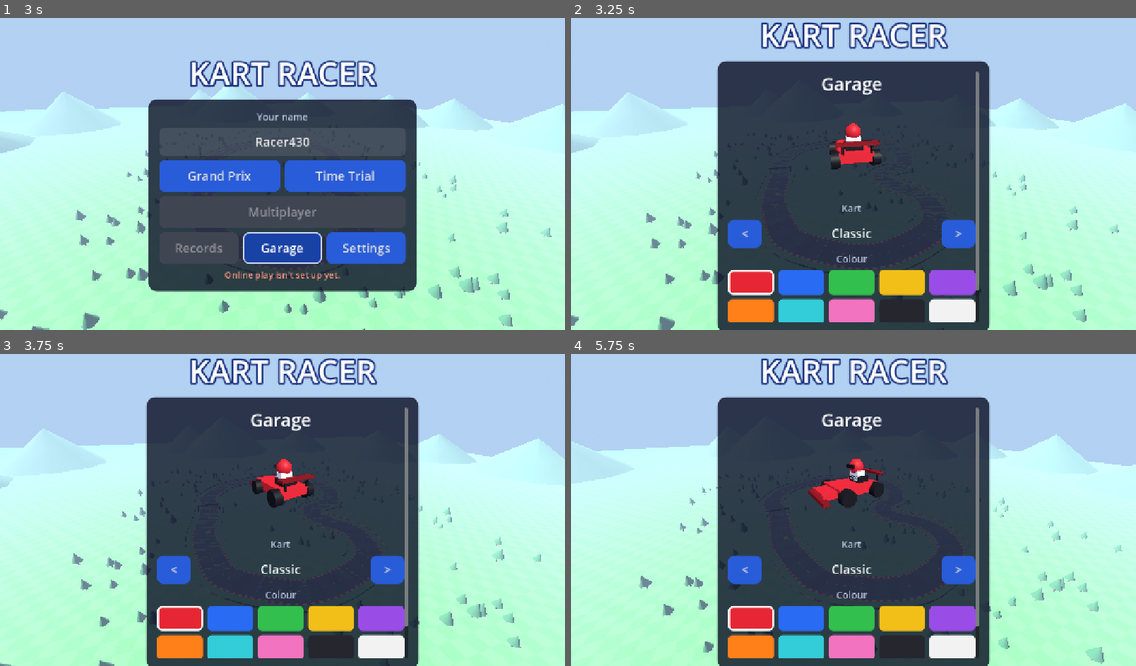
Above: before the commit, frames 1-4 (two rows, left to right).
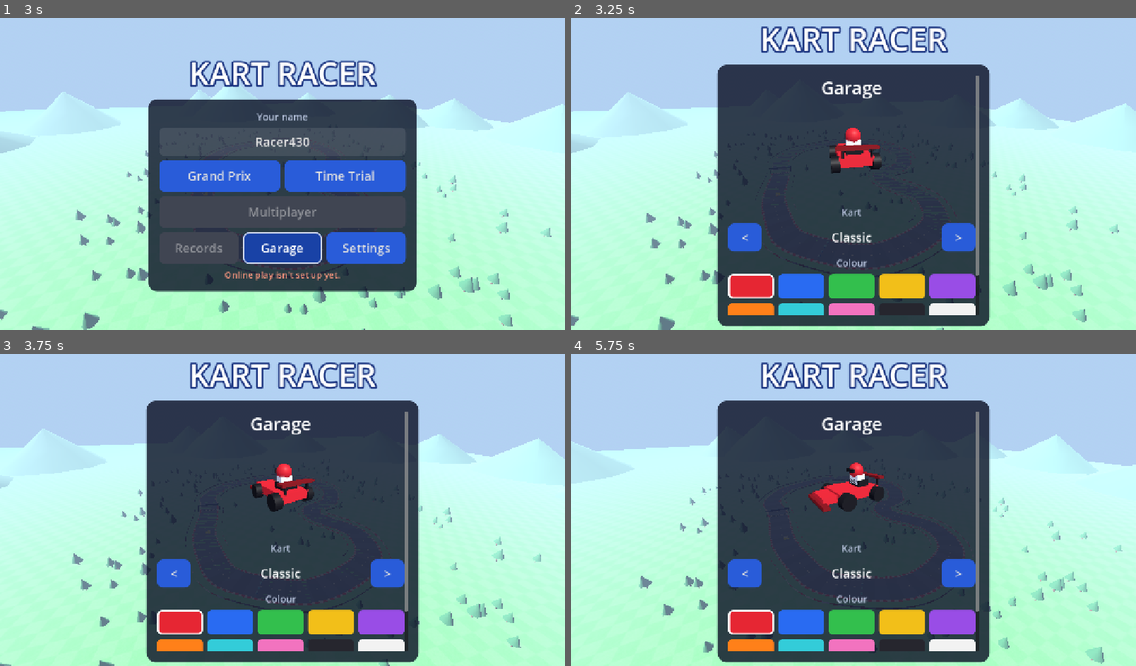
Above: after the commit, the same moments.

Repository: mikejhenry/Kart-racer
Game: Godot game, scene res://menu.tscn
Two runs of this game, one before a commit and one after it. Both use one fixed random seed, a clock stepped at 60 frames per second and the inputs below.
Inputs (mouse positions are in pixels of both pictures, inside the frame that each line leads up to):
- Up to frame 1 (3 s): move the mouse to (406, 155) at 0.52 s; hold D (steer_right) 0.53-1.28 s; hold Space (drift) 0.53-1.28 s; click (406, 155) at 0.67 s; move the mouse to (169, 186) at 1.27 s; hold S (brake) 1.28-2.03 s; tap E (use_item) at 1.35 s; move the mouse to (339, 102) at 2.02 s; hold D (steer_right) 2.03-2.78 s; tap Shift at 2.1 s; move the mouse to (254, 236) at 2.77 s; hold W (accelerate) from 2.78 s (still down); tap Ctrl at 2.85 s; click (254, 236) at 2.92 s
- Up to frame 2 (3.25 s): keep holding W (accelerate)
- Up to frame 3 (3.75 s): move the mouse to (452, 553) at 3.52 s; release W (accelerate) at 3.53 s; hold A (steer_left) from 3.53 s (still down); tap P at 3.6 s
- Up to frame 4 (5.75 s): move the mouse to (684, 460) at 4.27 s; tap Space (drift) at 4.35 s; move the mouse to (881, 506) at 5.02 s; release A (steer_left) at 5.03 s; hold S (brake) from 5.03 s (still down); tap E (use_item) at 5.1 s; click (881, 506) at 5.17 s

Frame 1 is identical in both runs. In frame 2, 7.4% of the frame differs, in the area x 25-75%, y 1-100%; in frame 3, 7.5%; in frame 4, 7.6%.

Commit message:
Keep Start race and Leave lobby on screen in the lobby
Joining voice chat added rows that pushed the host's Start race button
below the fold on phones. The lobby's main buttons now sit in a bar
pinned under the scrolling list, and the list keeps its scroll position
when the lobby refreshes.

Co-Authored-By: Claude Opus 5.5 <noreply@anthropic.com>
Claude-Session: https://claude.ai/code/session_01NKv6ezU657D98ByHLNrEgd

Diff:
--- a/scripts/menu.gd
+++ b/scripts/menu.gd
@@ -21,6 +21,8 @@
 var _radius := 190.0
 var _box: VBoxContainer
 var _scroll: ScrollContainer
+var _footer: HBoxContainer       ## Buttons pinned below the scrolling area
+var _keep_scroll := -1
 var _title: Label
 var _status: Label
 var _screen := ""
@@ -377,6 +379,8 @@
 
 
 func _show_lobby() -> void:
+	if _screen == "lobby":
+		_keep_scroll = _scroll.scroll_vertical
 	_screen = "lobby"
 	_clear()
 	var info: Dictionary = Net.lobby
@@ -450,13 +454,14 @@
 		_box.add_child(_autostart_label)
 	elif is_public:
 		_box.add_child(_label("Waiting for another player...", 22, MUTED))
-	if host and str(info.get("phase", "")) != "racing":
-		_button("Start race", func(): Net.send({"t": "start"}))
-	elif not host and not is_public:
+	if not host and not is_public and str(info.get("phase", "")) != "racing":
 		_box.add_child(_label("Waiting for the host to start...", 22, MUTED))
 	_status = _label("", 22, ACCENT)
 	_box.add_child(_status)
-	_button("Leave lobby", func():
+	# Always visible, however long the lobby gets.
+	if host and str(info.get("phase", "")) != "racing":
+		_footer_button("Start race", func(): Net.send({"t": "start"}))
+	_footer_button("Leave lobby", func():
 		Net.leave()
 		_show_multiplayer())
 
@@ -585,9 +590,16 @@
 	sb.set_content_margin_all(24)
 	panel.add_theme_stylebox_override("panel", sb)
 	outer.add_child(panel)
+	var column := VBoxContainer.new()
+	column.add_theme_constant_override("separation", 10)
+	panel.add_child(column)
 	_scroll = ScrollContainer.new()
 	_scroll.horizontal_scroll_mode = ScrollContainer.SCROLL_MODE_DISABLED
-	panel.add_child(_scroll)
+	column.add_child(_scroll)
+	_footer = HBoxContainer.new()
+	_footer.add_theme_constant_override("separation", 10)
+	_footer.visible = false
+	column.add_child(_footer)
 	_box = VBoxContainer.new()
 	_box.add_theme_constant_override("separation", 10)
 	_box.custom_minimum_size = Vector2(560, 0)
@@ -602,8 +614,14 @@
 		return
 	var screen := get_viewport().get_visible_rect().size
 	_title.visible = screen.y > 600
-	var room := screen.y - (150.0 if _title.visible else 60.0)
+	var room := screen.y - (175.0 if _title.visible else 80.0)
+	if _footer.visible:
+		room -= _footer.get_combined_minimum_size().y + 10.0
 	_scroll.custom_minimum_size = Vector2(560, minf(_box.get_combined_minimum_size().y, room))
+	if _keep_scroll >= 0:
+		await get_tree().process_frame
+		_scroll.scroll_vertical = _keep_scroll
+		_keep_scroll = -1
 
 
 
@@ -614,7 +632,17 @@
 	for c in _box.get_children():
 		_box.remove_child(c)
 		c.queue_free()
+	for c in _footer.get_children():
+		_footer.remove_child(c)
+		c.queue_free()
+	_footer.visible = false
 	_fit()
+
+
+## A button in the bar below the scrolling area, so it's always on screen.
+func _footer_button(text: String, action: Callable) -> Button:
+	_footer.visible = true
+	return _button(text, action, _footer)
 
 
 func _row() -> HBoxContainer:
